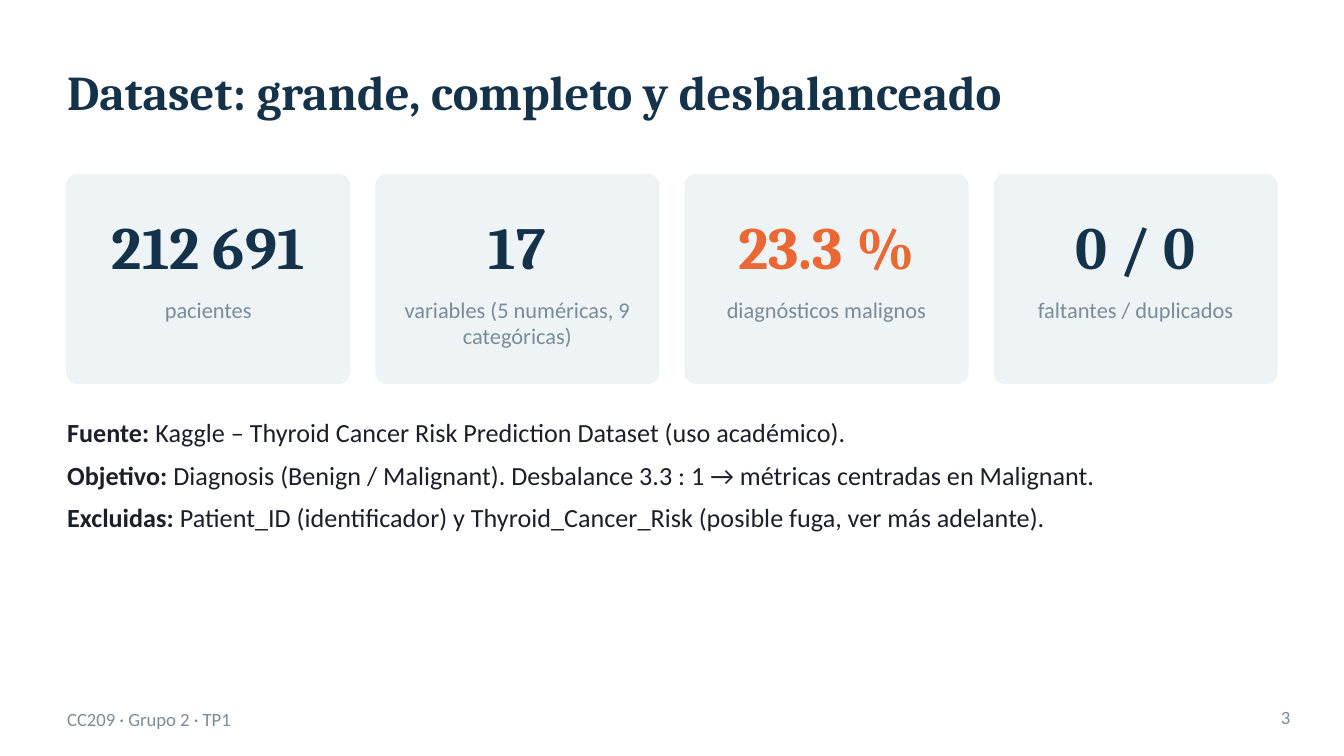
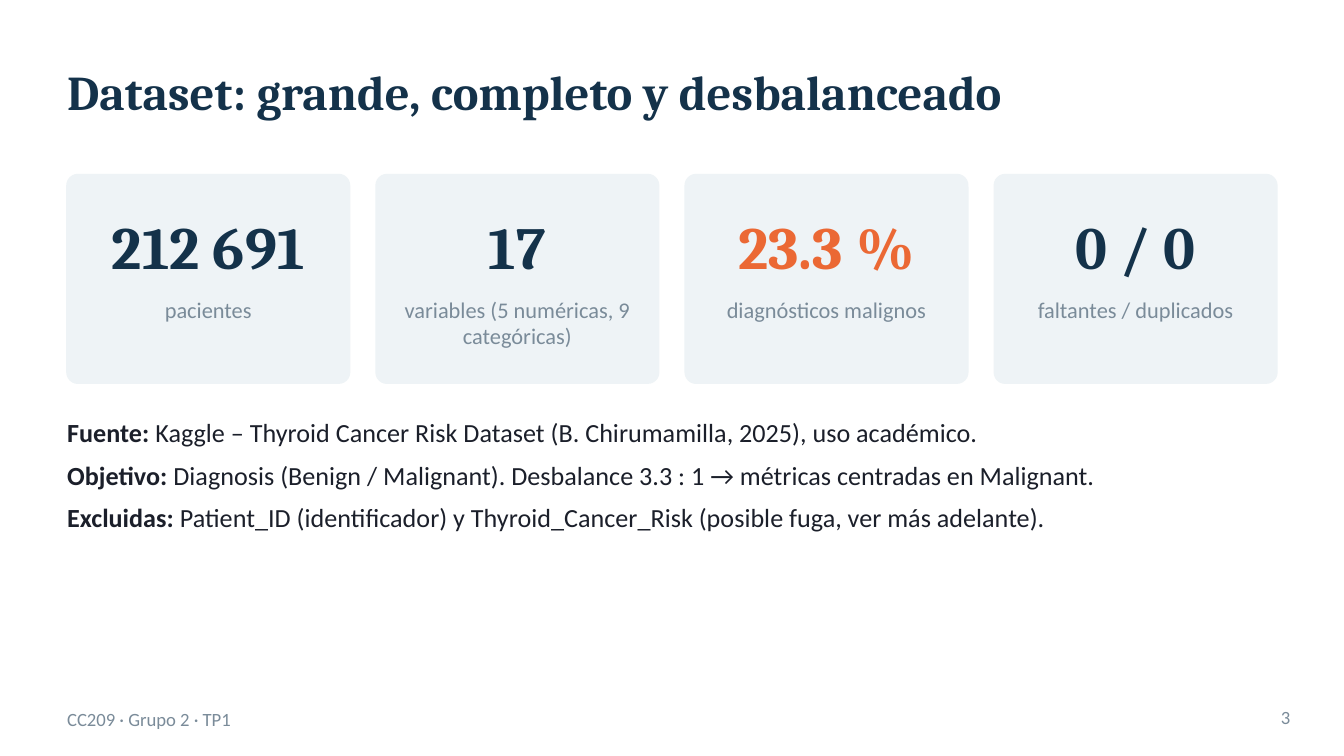
Before and after one commit to SofiaGMiranda/tp1-thyroid-dmt, a slide deck: slide 3 of reports/TP1_Grupo2_Presentacion.pptx. Drawn at 1344x756 pixels with LibreOffice and Linux fonts; fonts in the diff are those of the drawing. Boxes give left, top, right and bottom in pixels: in the first picture for what was removed or moved away, otherwise in the second. Text is boxed around its words. In the diff, an @@ line names an element or a change of style, - is before the commit and + after.

Commit message:
Agrega fuente y autor del dataset (Kaggle)

```diff
--- a/reports/TP1_Grupo2_Presentacion.pptx
+++ b/reports/TP1_Grupo2_Presentacion.pptx
@@ text at box(67, 423, 977, 447): text changed @@
-Fuente: Kaggle – Thyroid Cancer Risk Prediction Dataset (uso académico).
+Fuente: Kaggle – Thyroid Cancer Risk Dataset (B. Chirumamilla, 2025), uso académico.
```
Also in this commit, not shown: 4 other files.
